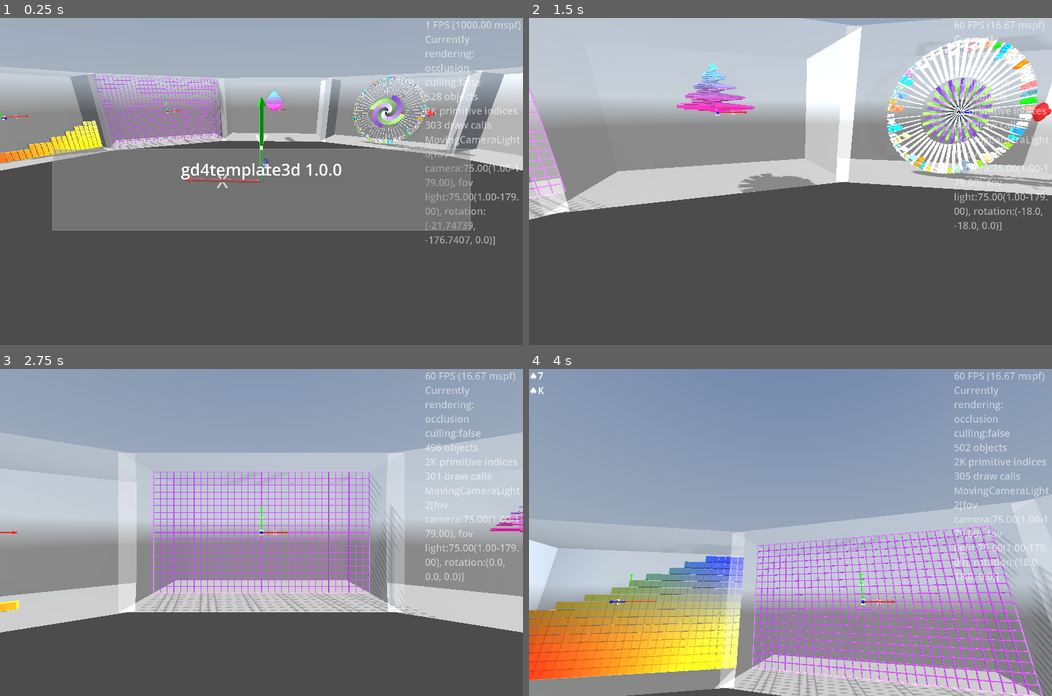
Above: before the commit, frames 1-4 (two rows, left to right).
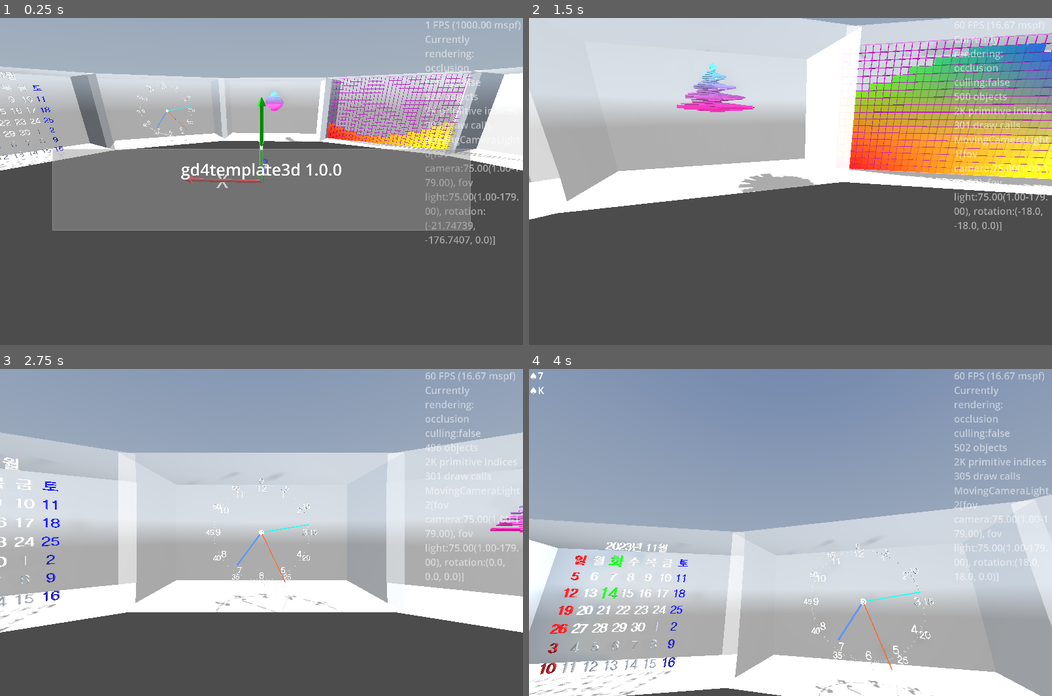
Above: after the commit, the same moments.

Repository: kasworld/gd4template3d
Game: Godot game, scene res://main.tscn
The game is run twice, just before and just after one commit, with the same random seed, the same clock (stepped at 60 frames per second) and the same inputs. A sky picture missing from this copy of the repository is replaced by a grey-blue gradient.
Inputs (mouse positions are in pixels of both pictures, inside the frame that each line leads up to):
- Up to frame 1 (0.25 s): no input
- Up to frame 2 (1.5 s): tap Enter at 0.5 s; move the mouse to (905, 165) at 0.52 s; hold Right 0.53-1.28 s; tap Q at 0.6 s; click (905, 165) at 0.67 s; move the mouse to (685, 197) at 1.27 s; hold Down from 1.28 s (still down); tap E at 1.35 s
- Up to frame 3 (2.75 s): move the mouse to (313, 460) at 2.02 s; release Down at 2.03 s; hold Right from 2.03 s (still down); tap Enter at 2.1 s
- Up to frame 4 (4 s): move the mouse to (764, 597) at 2.77 s; release Right at 2.78 s; hold Up 2.78-3.53 s; tap Q at 2.85 s; click (764, 597) at 2.92 s; move the mouse to (947, 581) at 3.52 s; hold Left from 3.53 s (still down); tap E at 3.6 s

The runs differ from the first frame. In frame 1, 16% of the frame differs, in the area x 0-100%, y 16-47%; in frame 2, 32%; in frame 3, 29%; in frame 4, 36%, in the area x 0-100%, y 48-100%.

Commit message:
add label GlassCabinet

Diff:
--- a/glass_cabinet/glass_cabinet.gd
+++ b/glass_cabinet/glass_cabinet.gd
@@ -5,6 +5,7 @@
 	$WallBox.mesh.size = box_size
 	$FixedCameraLight.set_center_pos_far(Vector3.ZERO, 	Vector3(0, 0, box_size.z*2), box_size.length()*2)
 	$AxisArrow3D.set_size(box_size.length()/10).set_colors()
+	$Label3D.pixel_size = box_size.y/100
 	return self
 
 func show_axis_arrow(b :bool) -> GlassCabinet:
@@ -14,9 +15,15 @@
 func show_wall_box(b :bool) -> GlassCabinet:
 	$WallBox.visible = b
 	return self
-
 func set_box_color(co :Color) -> GlassCabinet:
 	$WallBox.mesh.material.albedo_color = co
+	return self
+
+func show_label(b :bool) -> GlassCabinet:
+	$Label3D.visible = b
+	return self
+func set_label_text(t :String) -> GlassCabinet:
+	$Label3D.text = t
 	return self
 
 func get_camera_light() -> MovingCameraLight:
--- a/glass_cabinet/glass_cabinet.tscn
+++ b/glass_cabinet/glass_cabinet.tscn
@@ -7,7 +7,7 @@
 [sub_resource type="StandardMaterial3D" id="StandardMaterial3D_ig7tw"]
 resource_local_to_scene = true
 transparency = 1
-albedo_color = Color(1, 1, 1, 0.31764707)
+albedo_color = Color(1, 1, 1, 0.49803922)
 
 [sub_resource type="BoxMesh" id="BoxMesh_nkhty"]
 resource_local_to_scene = true
@@ -23,3 +23,7 @@
 [node name="FixedCameraLight" parent="." instance=ExtResource("2_71gvw")]
 
 [node name="AxisArrow3D" parent="." instance=ExtResource("3_nkhty")]
+visible = false
+
+[node name="Label3D" type="Label3D" parent="."]
+visible = false
--- a/main.gd
+++ b/main.gd
@@ -71,18 +71,18 @@
 
 	glass_cabinet_demo()
 	bartree_demo($GlassCabinetContainer.get_child(0))
-	wirenet_demo($GlassCabinetContainer.get_child(1))
-	wavegauge_demo($GlassCabinetContainer.get_child(2))
-	clock_demo($GlassCabinetContainer.get_child(3))
-	calendar_demo($GlassCabinetContainer.get_child(4))
-	orbit_demo($GlassCabinetContainer.get_child(5))
-	line2d_demo($GlassCabinetContainer.get_child(6))
-	valvehandle_demo($GlassCabinetContainer.get_child(7))
-	arrow3d_demo($GlassCabinetContainer.get_child(7))
-	meshtrail_demo($GlassCabinetContainer.get_child(8))
-	maze3d_demo($GlassCabinetContainer.get_child(9))
-	reel_demo($GlassCabinetContainer.get_child(10))
-	wheel_demo($GlassCabinetContainer.get_child(11))
+	clock_demo($GlassCabinetContainer.get_child(1))
+	calendar_demo($GlassCabinetContainer.get_child(2))
+	orbit_demo($GlassCabinetContainer.get_child(3))
+	line2d_demo($GlassCabinetContainer.get_child(4))
+	meshtrail_demo($GlassCabinetContainer.get_child(5))
+	maze3d_demo($GlassCabinetContainer.get_child(6))
+	reel_demo($GlassCabinetContainer.get_child(7))
+	wheel_demo($GlassCabinetContainer.get_child(8))
+	valvehandle_demo($GlassCabinetContainer.get_child(10))
+	arrow3d_demo($GlassCabinetContainer.get_child(10))
+	wirenet_demo($GlassCabinetContainer.get_child(11))
+	wavegauge_demo($GlassCabinetContainer.get_child(11))
 
 	$MovingCameraLightAround.make_current()
 	main_animation.animation_ended.connect(main_animation_ended)
